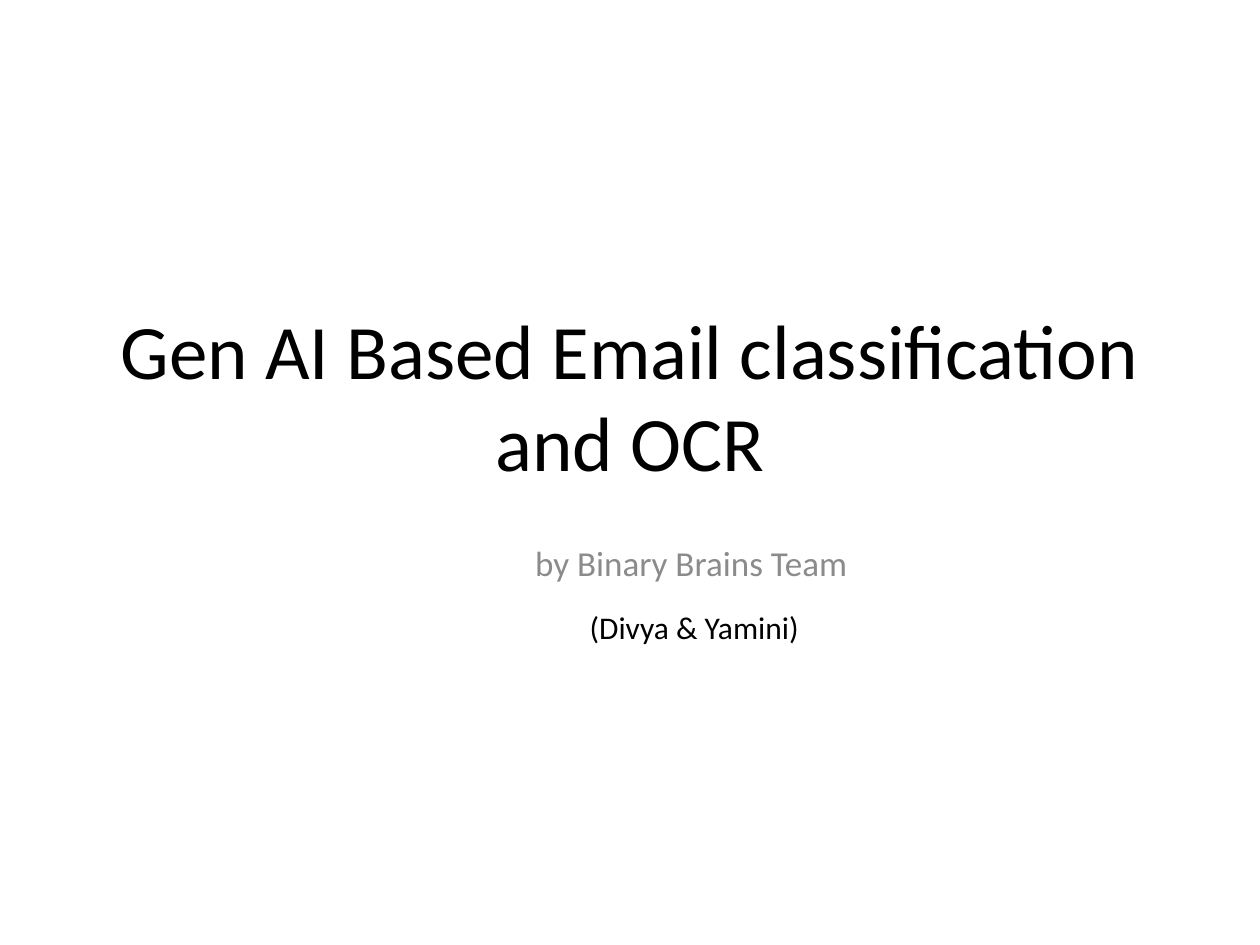
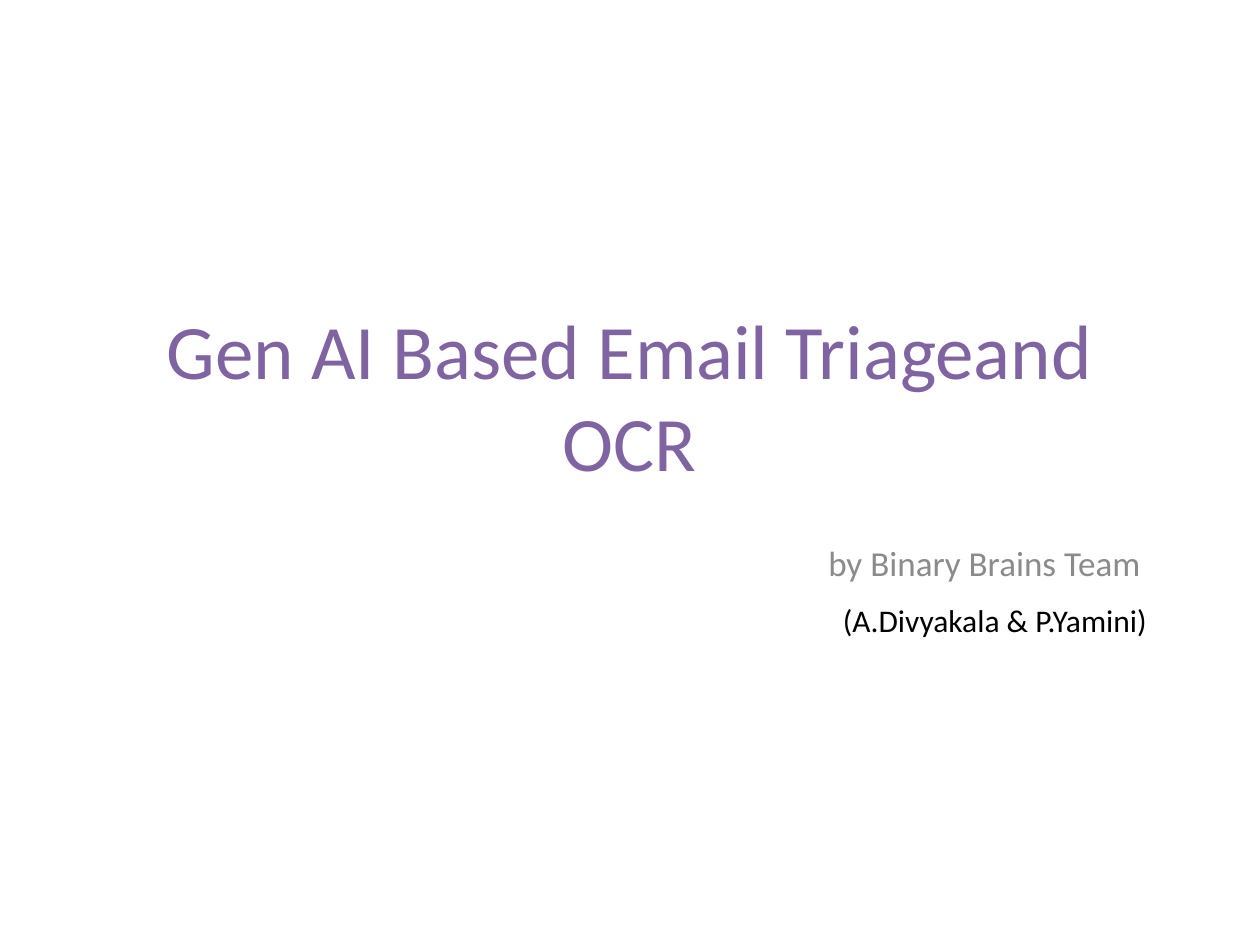
Before and after one commit to ewfx/gaied-binary-brains, a slide deck: slide 1 of artifacts/demo/BinaryBrains_GAIED.pptx. Drawn at 1260x945 pixels with LibreOffice and Linux fonts; fonts in the diff are those of the drawing. Boxes give left, top, right and bottom in pixels: in the first picture for what was removed or moved away, otherwise in the second. Text is boxed around its words. In the diff, an @@ line names an element or a change of style, - is before the commit and + after.

```diff
--- a/artifacts/demo/BinaryBrains_GAIED.pptx
+++ b/artifacts/demo/BinaryBrains_GAIED.pptx
@@ title at [167, 325, 1092, 472]: text changed; text colour #000000 to #8064A2 @@
-Gen AI Based Email classification and OCR
+Gen AI Based Email Triageand OCR
@@ subtitle "by Binary Brains Team": place and size @@
-subtitle "by Binary Brains Team" at [535, 552, 847, 582]
+subtitle "by Binary Brains Team" at [828, 552, 1140, 582]
@@ text at [843, 609, 1146, 637]: text changed @@
-(Divya & Yamini)
+(A.Divyakala & P.Yamini)
```
Also in this commit, not shown: 4 other slides changed, 2 slides added, 2 slides removed, 10 other files.
